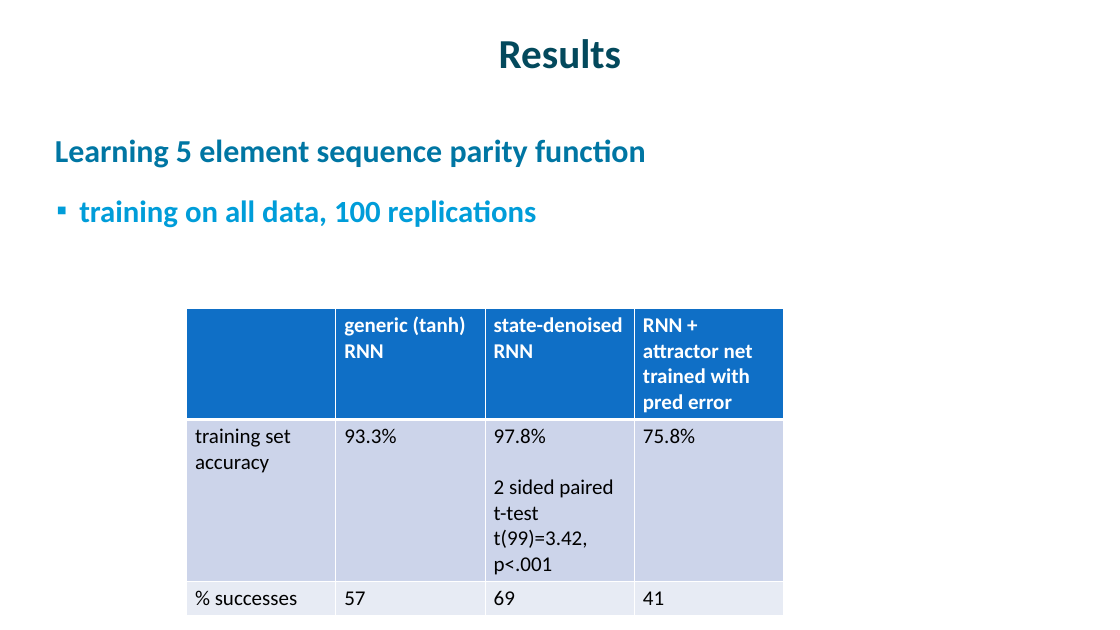
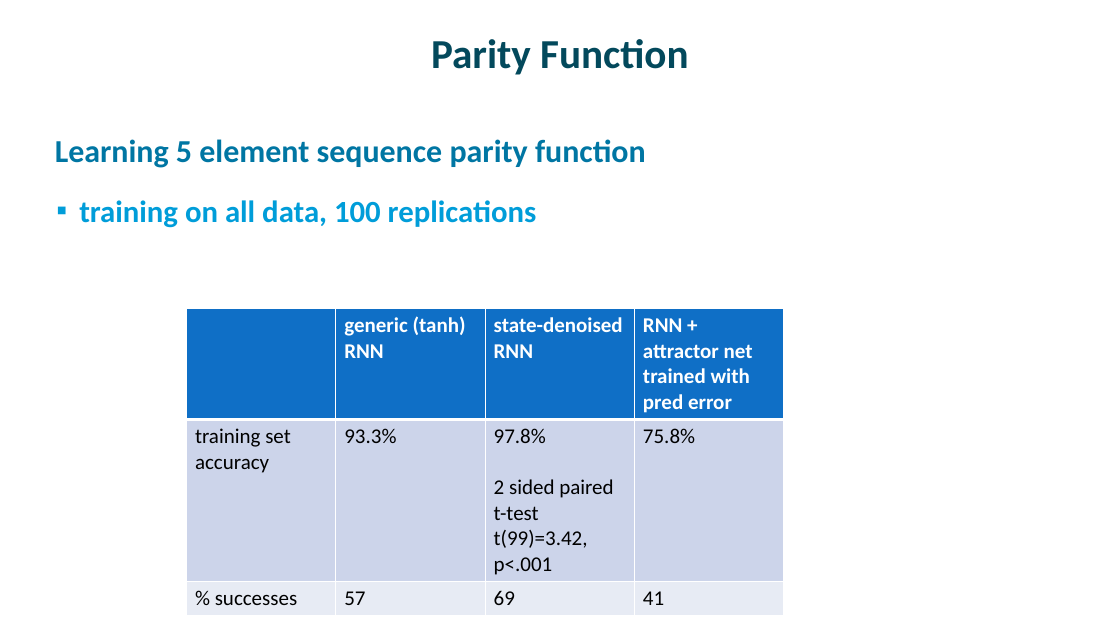
Before and after one commit to mcmozer/State_Denoised_RNN, a slide deck: slide 12 of talks/StateDenoisedRNNs.pptx (slide 11 before the commit). Drawn at 1120x630 pixels with LibreOffice and Linux fonts; fonts in the diff are those of the drawing. Boxes give left, top, right and bottom in pixels: in the first picture for what was removed or moved away, otherwise in the second. Text is boxed around its words. In the diff, an @@ line names an element or a change of style, - is before the commit and + after.

```diff
--- a/talks/StateDenoisedRNNs.pptx
+++ b/talks/StateDenoisedRNNs.pptx
@@ title at (431,39,688,75): text changed @@
-Results
+Parity Function
```
Also in this commit, not shown: 1 other slide changed, 3 slides added, 10 other files.
